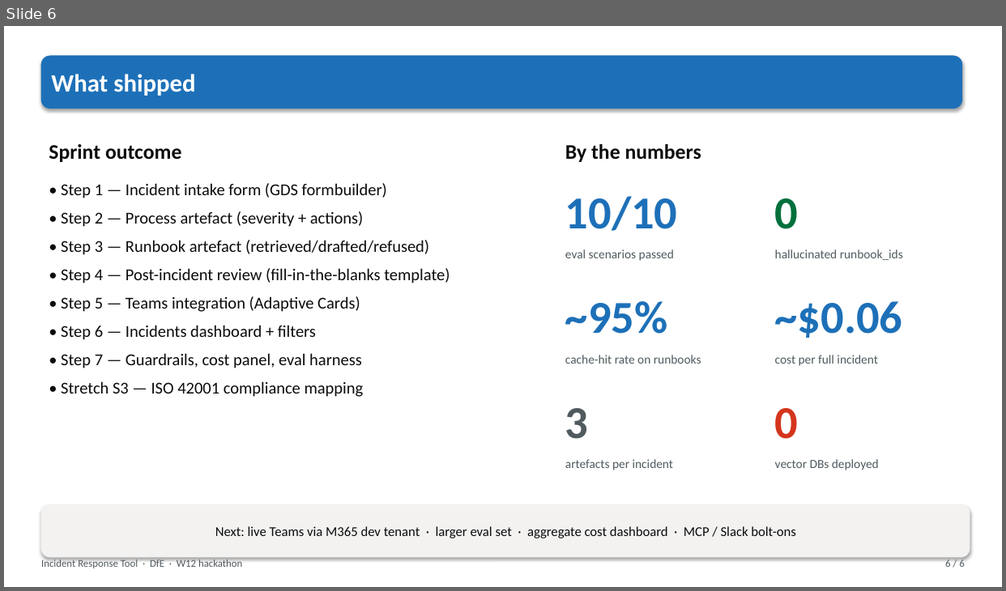
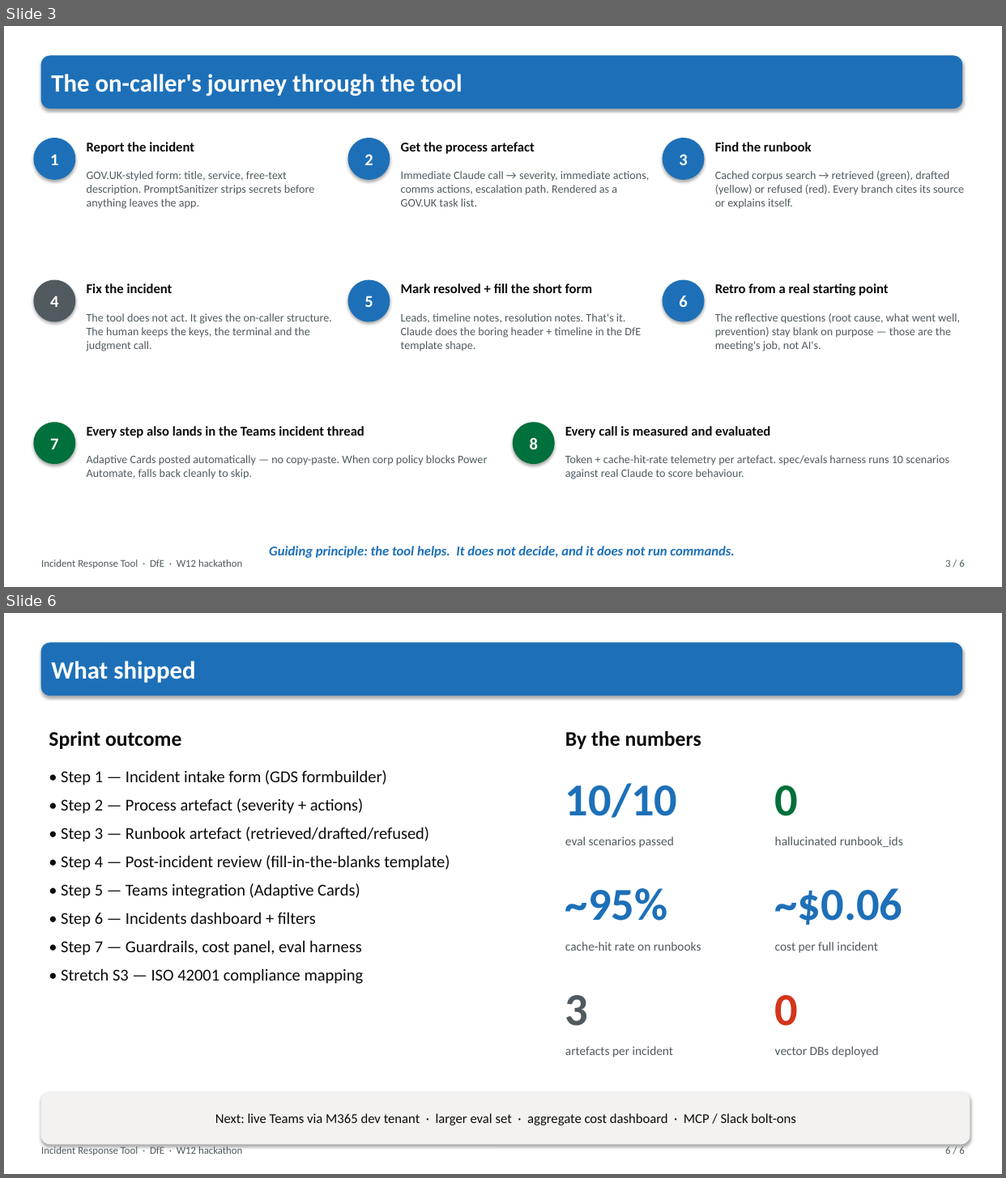
Before and after one commit to DFE-Digital/incident-response-tool, a slide deck: docs/incident-response-tool.pptx. Shown one above the other, each under a label of ours: slide 6 before the commit, slides 3 and 6 after it; the slides between them are not shown. The pictures are 1006x591 and 1006x1178 pixels, drawn with LibreOffice and Linux fonts; fonts in the diff are those of the drawing. Boxes give left, top, right and bottom in pixels: in the first picture for what was removed or moved away, otherwise in the second. Text is boxed around its words. In the diff, an @@ line names an element or a change of style, - is before the commit and + after.

Commit message:
Rework deck: intro, user journey, screenshots, next steps; drop cost + CAG slides
Restructured per user direction:

1. Title (kept, tagline changed to "Turning panic into a shape").
2. NEW — Introduction framed around poor incident management as a
   cause of friction and panic. Two-column: "the pattern we see"
   (five bullets naming the actual on-caller experience) and "the
   effect" (Panic / Friction / Repeat incidents). Callout at the
   bottom: this is a coordination problem AI can help with without
   replacing the humans fixing.
3. NEW — User journey expanded. Eight numbered steps in a 3×3 grid
   (with the 7th/8th spanning wider): report → get process → find
   runbook → fix → mark resolved → get retro draft. Plus the two
   cross-cutting ones (Teams thread post + telemetry/eval). Ends
   on the guiding principle "the tool helps. It does not decide,
   and it does not run commands."
4. NEW — "See it in action" — 2×2 grid of dashed-border placeholder
   boxes with captions naming the four screenshots to paste in
   before presenting (intake form, process artefact, runbook,
   review/Teams card).
5. NEW — "What we'd do next" as a full slide: two columns
   (Product / Trust and scale) each with 6-7 bullets covering
   live Teams via M365 dev tenant, MCP / Slack bolt-ons, streaming,
   larger eval + adversarial bucket, drift detection, cost
   dashboard, RAG migration at scale, ISO 42001 gap closure,
   background jobs.
6. What shipped (kept unchanged per user).

Dropped slides:
- Cost panel slide (Guardrails/Cost/Evidence) — content lives in
  the compliance doc.
- CAG vs RAG deep-dive — same, in compliance.md section 3.

Deck source still in docs/build_deck.py — regenerate with
`python3 docs/build_deck.py`.

```diff
--- a/docs/incident-response-tool.pptx
+++ b/docs/incident-response-tool.pptx
@@ slide 3 added at box(4, 26, 1002, 587), background #FFFFFF @@
@@ rounded rectangle added at box(41, 56, 962, 109), fill #1D70B8, outline #1D70B8 0.75 pt, 24 pt, text #FFFFFF, bold @@
+The on-caller's journey through the tool
@@ ellipse added at box(34, 139, 75, 179), fill #1D70B8, outline #1D70B8 0.75 pt, 16 pt, text #FFFFFF, bold @@
+1
@@ text added at box(87, 142, 194, 154), 13 pt, text #0B0C0C, bold @@
+Report the incident
@@ ellipse added at box(348, 139, 390, 179), fill #1D70B8, outline #1D70B8 0.75 pt, 16 pt, text #FFFFFF, bold @@
+2
@@ text added at box(401, 142, 535, 154), 13 pt, text #0B0C0C, bold @@
+Get the process artefact
@@ ellipse added at box(663, 139, 704, 179), fill #1D70B8, outline #1D70B8 0.75 pt, 16 pt, text #FFFFFF, bold @@
+3
@@ text added at box(715, 142, 812, 152), 13 pt, text #0B0C0C, bold @@
+Find the runbook
@@ text added at box(87, 171, 315, 209), 11 pt, text #505A5F @@
+GOV.UK-styled form: title, service, free-text description. PromptSanitizer strips secrets before anything leaves the app.
@@ text added at box(401, 171, 650, 207), 11 pt, text #505A5F @@
+Immediate Claude call → severity, immediate actions, comms actions, escalation path. Rendered as a GOV.UK task list.
@@ text added at box(715, 171, 964, 208), 11 pt, text #505A5F @@
+Cached corpus search → retrieved (green), drafted (yellow) or refused (red). Every branch cites its source or explains itself.
@@ ellipse added at box(34, 280, 75, 322), fill #505A5F, outline #505A5F 0.75 pt, 16 pt, text #FFFFFF, bold @@
+4
@@ text added at box(87, 284, 172, 293), 13 pt, text #0B0C0C, bold @@
+Fix the incident
@@ ellipse added at box(348, 280, 390, 322), fill #1D70B8, outline #1D70B8 0.75 pt, 16 pt, text #FFFFFF, bold @@
+5
@@ text added at box(401, 284, 592, 293), 13 pt, text #0B0C0C, bold @@
+Mark resolved + fill the short form
@@ ellipse added at box(663, 280, 704, 322), fill #1D70B8, outline #1D70B8 0.75 pt, 16 pt, text #FFFFFF, bold @@
+6
@@ text added at box(715, 284, 889, 296), 13 pt, text #0B0C0C, bold @@
+Retro from a real starting point
@@ text added at box(87, 314, 332, 352), 11 pt, text #505A5F @@
+The tool does not act. It gives the on-caller structure. The human keeps the keys, the terminal and the judgment call.
@@ text added at box(401, 314, 641, 351), 11 pt, text #505A5F @@
+Leads, timeline notes, resolution notes. That's it. Claude does the boring header + timeline in the DfE template shape.
@@ text added at box(715, 314, 960, 352), 11 pt, text #505A5F @@
+The reflective questions (root cause, what went well, prevention) stay blank on purpose — those are the meeting's job, not AI's.
@@ ellipse added at box(34, 423, 75, 464), fill #00703C, outline #00703C 0.75 pt, 16 pt, text #FFFFFF, bold @@
+7
@@ text added at box(87, 426, 364, 438), 13 pt, text #0B0C0C, bold @@
+Every step also lands in the Teams incident thread
@@ ellipse added at box(513, 423, 554, 464), fill #00703C, outline #00703C 0.75 pt, 16 pt, text #FFFFFF, bold @@
+8
@@ text added at box(565, 426, 770, 438), 13 pt, text #0B0C0C, bold @@
+Every call is measured and evaluated
@@ text added at box(87, 455, 487, 480), 11 pt, text #505A5F @@
+Adaptive Cards posted automatically — no copy-paste. When corp policy blocks Power Automate, falls back cleanly to skip.
@@ text added at box(565, 455, 949, 480), 11 pt, text #505A5F @@
+Token + cache-hit-rate telemetry per artefact. spec/evals harness runs 10 scenarios against real Claude to score behaviour.
@@ text added at box(41, 560, 242, 569), 10 pt, text #505A5F @@
+Incident Response Tool · DfE · W12 hackathon
@@ text added at box(269, 546, 735, 558), 13 pt, text #1D70B8, bold, italic @@
+Guiding principle: the tool helps. It does not decide, and it does not run commands.
@@ text added at box(945, 560, 964, 567), 10 pt, text #505A5F @@
+3 / 6
```
Also in this commit, not shown: 1 slide changed, 3 other slides added, 4 slides removed, 1 other file.
